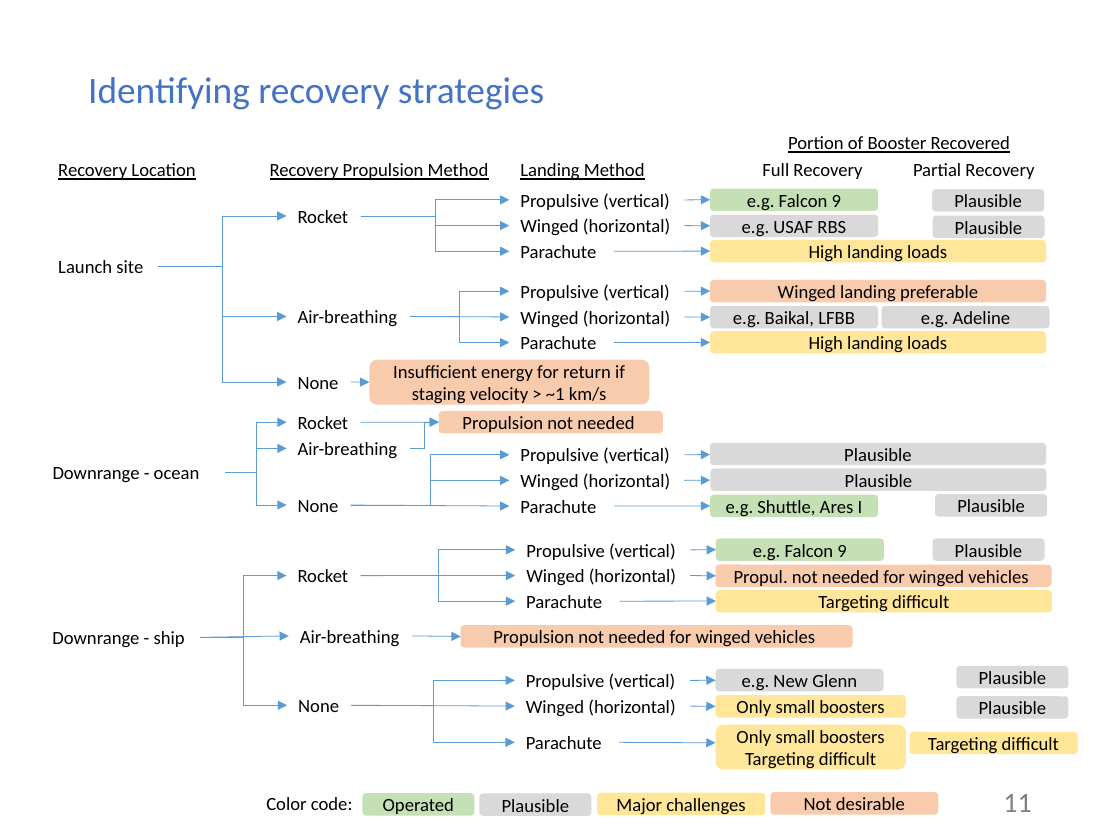
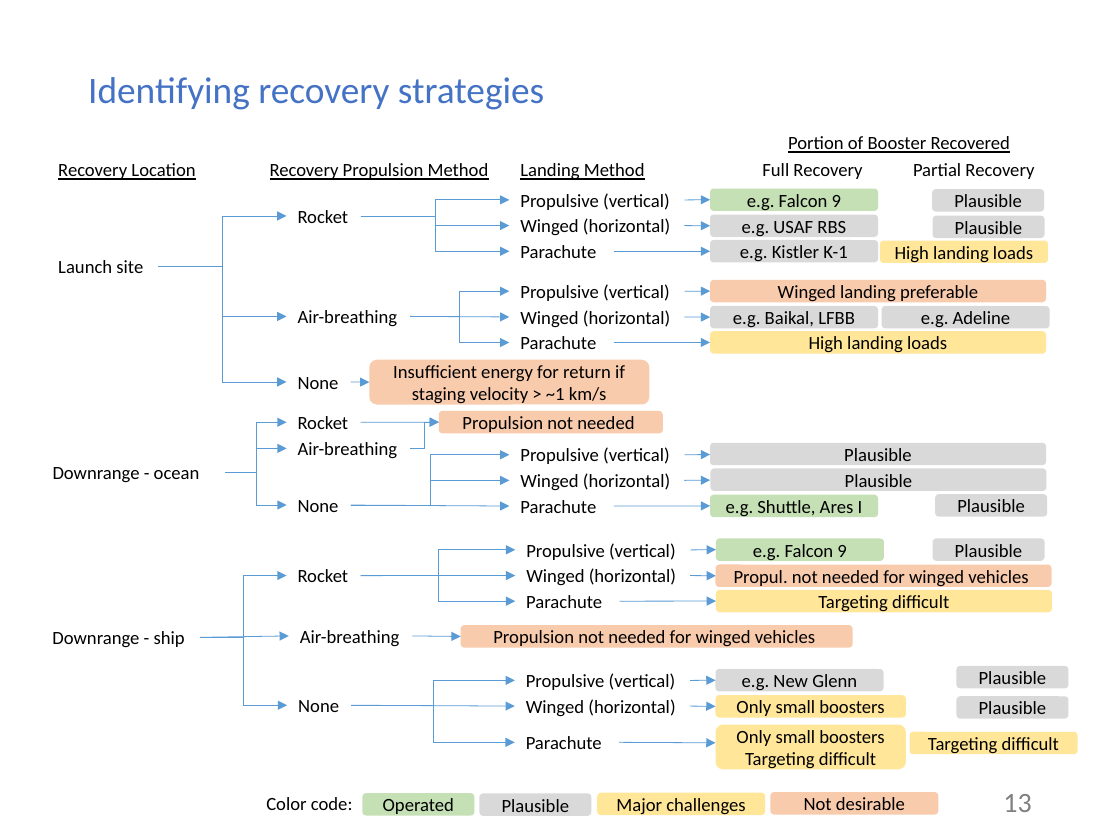
Before and after one commit to mvernacc/lvreuse, a slide deck: slide 13 of presentations/2018-08-27_meeting_w_greg.pptx (slide 11 before the commit). Drawn at 1120x840 pixels with LibreOffice and Linux fonts; fonts in the diff are those of the drawing. Boxes give left, top, right and bottom in pixels: in the first picture for what was removed or moved away, otherwise in the second. Text is boxed around its words. In the diff, an @@ line names an element or a change of style, - is before the commit and + after.

Commit message:
Presentation - only one propellant tank on diagrams, add Kistler K-1 to list of vehicles.

```diff
--- a/presentations/2018-08-27_meeting_w_greg.pptx
+++ b/presentations/2018-08-27_meeting_w_greg.pptx
@@ rounded rectangle added at (710,240,878,262), fill #D9D9D9, 12 pt, text #000000 @@
+e.g. Kistler K-1
@@ rounded rectangle "High landing loads": place and size @@
-rounded rectangle "High landing loads" at (710,240,1046,262)
+rounded rectangle "High landing loads" at (880,241,1048,263)
@@ page number at (1003,794,1031,812): text changed @@
-11
+13
```
Also in this commit, not shown: 6 other slides changed, 11 slides added.
